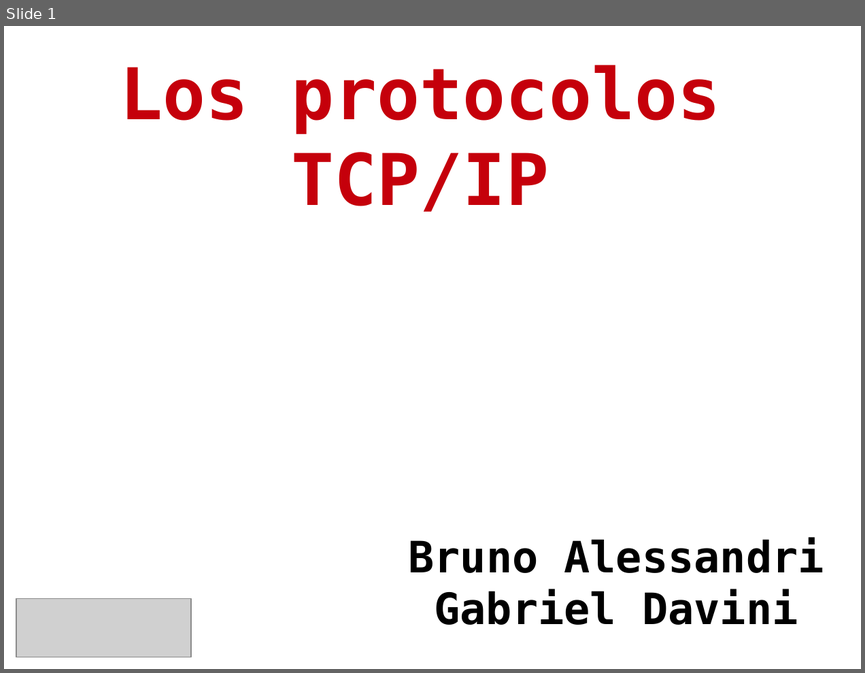
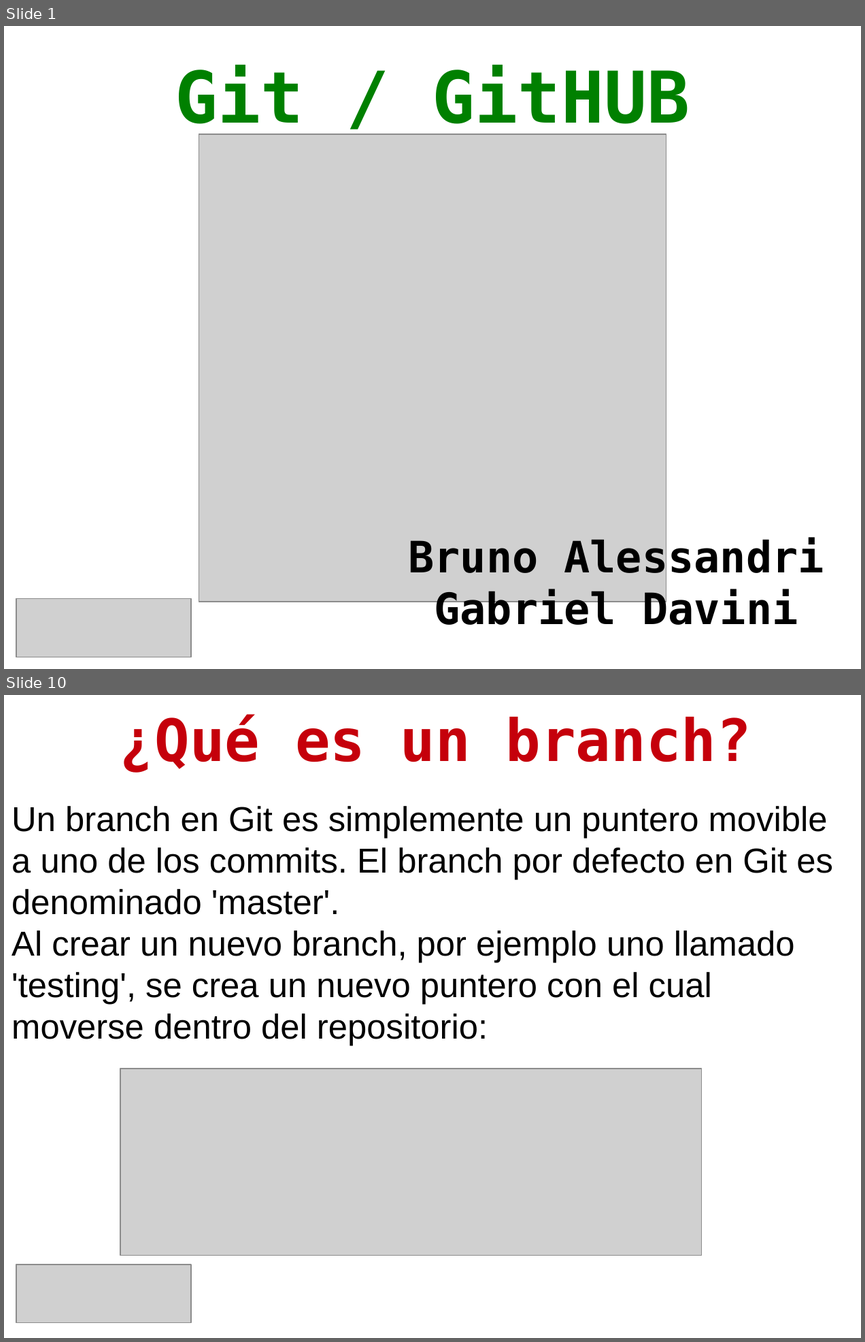
Before and after one commit to gabrielo77/TP_Git-GitHUB_CyR_UTNFRRo_2014, a slide deck: git_github.odp. Shown one above the other, each under a label of ours: slide 1 before the commit, slides 1 and 10 after it; the slides between them are not shown. The pictures are 865x673 and 865x1342 pixels, drawn with LibreOffice and Linux fonts; fonts in the diff are those of the drawing; grey boxes stand for pictures; background and template pictures are left out. Boxes give left, top, right and bottom in pixels: in the first picture for what was removed or moved away, otherwise in the second. Text is boxed around its words. In the diff, an @@ line names an element or a change of style, - is before the commit and + after.

```diff
--- a/git_github.odp
+++ b/git_github.odp
@@ slide 10 added at <box>4,695,861,1338</box>, background #FFFFFF @@
@@ title added at <box>120,714,751,773</box>, 54 pt, text #C5000B, bold @@
+¿Qué es un branch?
@@ text added at <box>11,806,833,1045</box>, 32 pt, text #000000 @@
+Un branch en Git es simplemente un puntero movible a uno de los commits. El branch por defecto en Git es denominado 'master'.
+Al crear un nuevo branch, por ejemplo uno llamado 'testing', se crea un nuevo puntero con el cual moverse dentro del repositorio:
@@ picture added at <box>121,1068,702,1255</box> @@
@@ picture added at <box>16,1264,192,1323</box> @@
@@ slide 1 changed as well @@
@@ title at <box>175,65,689,137</box>: text changed; text colour #C5000B to #008000 @@
-Los protocolos TCP/IP
+Git / GitHUB
@@ picture added at <box>199,134,666,601</box> @@
```
Also in this commit, not shown: 2 other slides changed, 15 other slides added, 13 slides removed, 1 other file.
